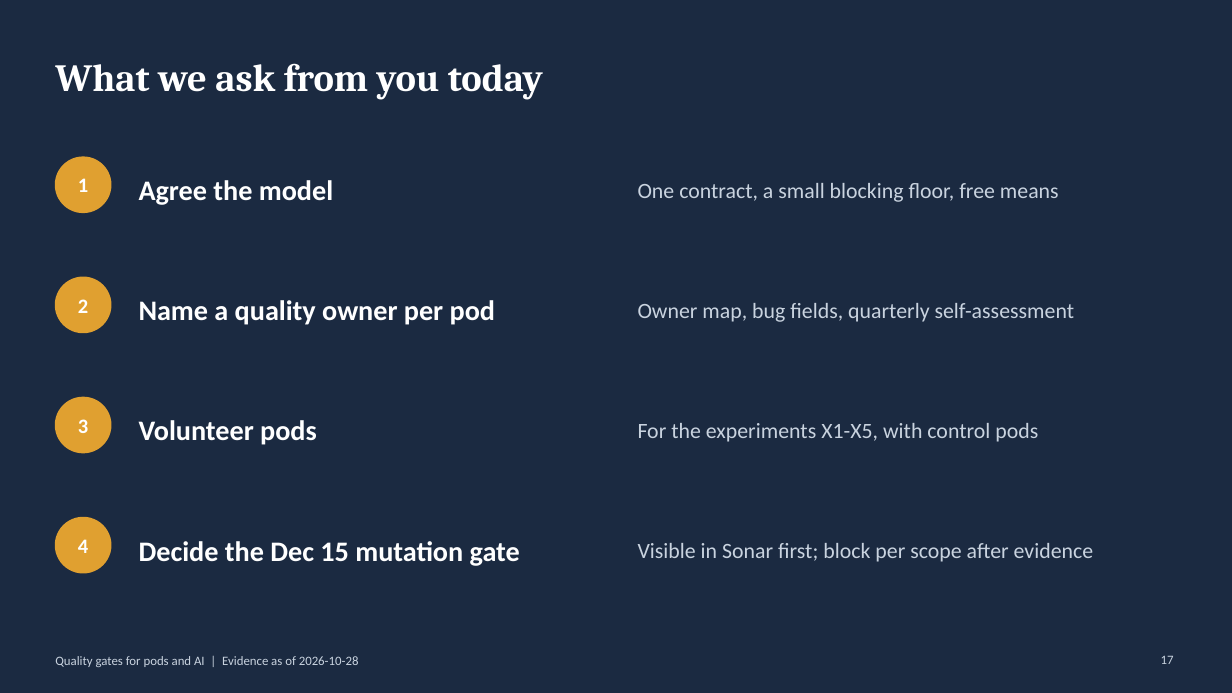
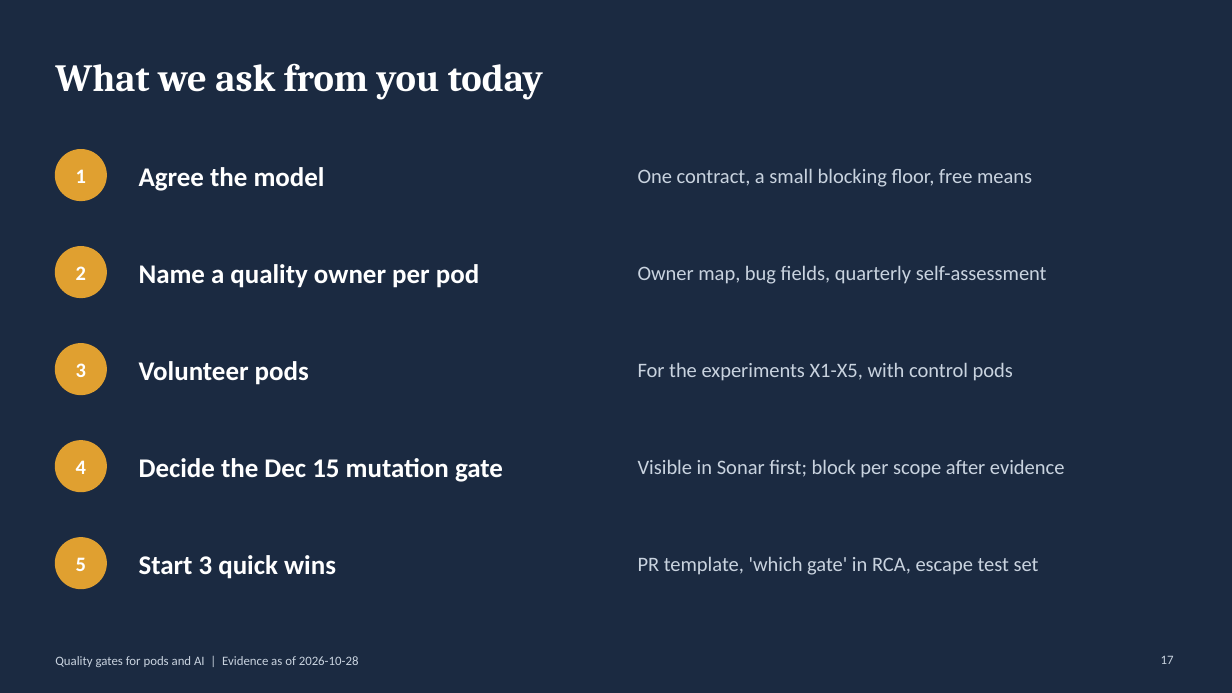
Before and after one commit to Guy-nice/ai-quality-discovery-factory, a slide deck: slide 17 of docs/05-summary/offsite-deck.pptx. Drawn at 1232x693 pixels with LibreOffice and Linux fonts; fonts in the diff are those of the drawing. Boxes give left, top, right and bottom in pixels: in the first picture for what was removed or moved away, otherwise in the second. Text is boxed around its words. In the diff, an @@ line names an element or a change of style, - is before the commit and + after.

```diff
--- a/docs/05-summary/offsite-deck.pptx
+++ b/docs/05-summary/offsite-deck.pptx
@@ text "Agree the model": place and size @@
-text "Agree the model" at [139,180,333,205]
+text "Agree the model" at [139,167,325,191]
@@ text "One contract, a small blocking ...": place and size @@
-text "One contract, a small blocking ..." at [638,183,1059,202]
+text "One contract, a small blocking ..." at [638,168,1032,187]
@@ text "1": place and size @@
-text "1" at [78,178,88,192]
+text "1" at [76,169,86,183]
@@ ellipse: place and size @@
-ellipse at [55,157,111,213]
+ellipse at [55,150,106,201]
@@ text "Name a quality owner per ...": place and size @@
-text "Name a quality owner per ..." at [139,300,495,325]
+text "Name a quality owner per ..." at [139,264,479,288]
@@ text "Owner map, bug fields, quarterly ...": place and size @@
-text "Owner map, bug fields, quarterly ..." at [638,303,1075,322]
+text "Owner map, bug fields, quarterly ..." at [638,265,1047,284]
@@ text "2": place and size @@
-text "2" at [78,299,88,313]
+text "2" at [76,266,86,280]
@@ ellipse: place and size @@
-ellipse at [55,277,111,333]
+ellipse at [55,247,106,298]
@@ text "3": place and size @@
-text "3" at [78,419,88,433]
+text "3" at [76,363,86,377]
@@ ellipse: place and size @@
-ellipse at [55,397,111,453]
+ellipse at [55,344,106,395]
@@ text "Volunteer pods": place and size @@
-text "Volunteer pods" at [139,420,317,445]
+text "Volunteer pods" at [139,361,309,385]
@@ text "For the experiments X1-X5, with ...": place and size @@
-text "For the experiments X1-X5, with ..." at [638,423,1038,442]
+text "For the experiments X1-X5, with ..." at [638,362,1013,381]
@@ text "4": place and size @@
-text "4" at [78,539,88,553]
+text "4" at [76,460,86,474]
@@ ellipse: place and size @@
-ellipse at [55,518,111,573]
+ellipse at [55,441,106,492]
@@ size 22 to 21 pt in 4 elements at [139,167,325,191], [139,264,479,288], [139,361,309,385], [139,458,503,482] @@
@@ text "Decide the Dec 15 mutation ...": place and size @@
-text "Decide the Dec 15 mutation ..." at [139,541,520,566]
+text "Decide the Dec 15 mutation ..." at [139,458,503,482]
@@ size 17 to 16 pt in 4 elements at [638,168,1032,187], [638,265,1047,284], [638,362,1013,381], [638,459,1065,478] @@
@@ text "Visible in Sonar first; block ...": place and size @@
-text "Visible in Sonar first; block ..." at [638,543,1094,562]
+text "Visible in Sonar first; block ..." at [638,459,1065,478]
@@ ellipse added at [55,538,106,589], fill #E0A030, outline #E0A030 1 pt @@
@@ text added at [76,557,86,571], 16 pt, text #FFFFFF, bold @@
+5
@@ text added at [139,555,336,579], 21 pt, text #FFFFFF, bold @@
+Start 3 quick wins
@@ text added at [638,556,1039,575], 16 pt, text #C9D3DF @@
+PR template, 'which gate' in RCA, escape test set
```
Also in this commit, not shown: 3 other slides changed, 23 other files.
